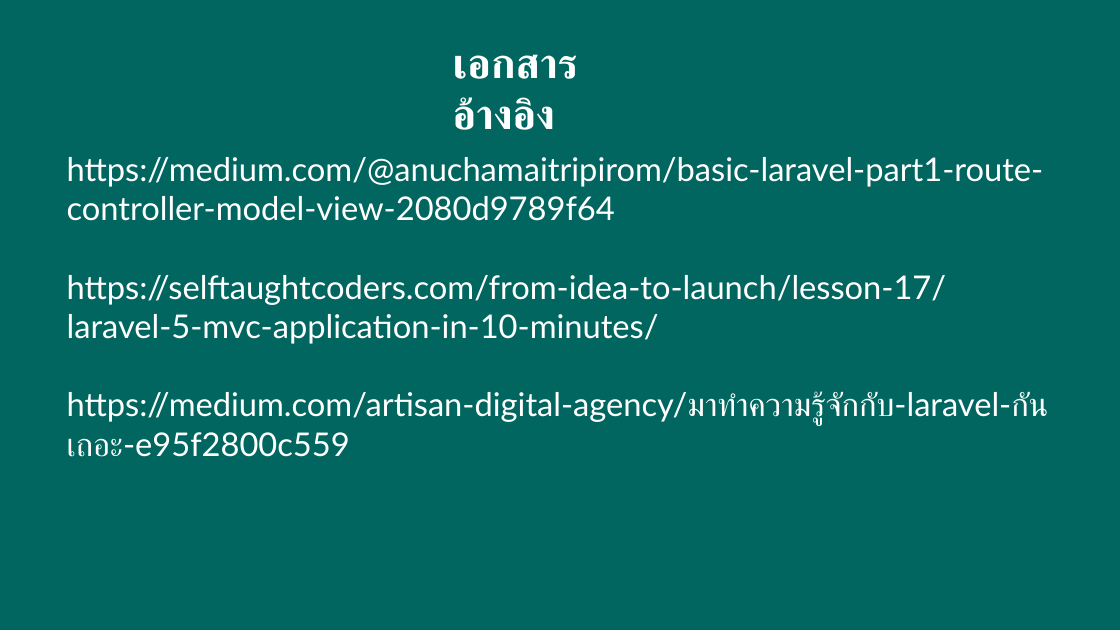
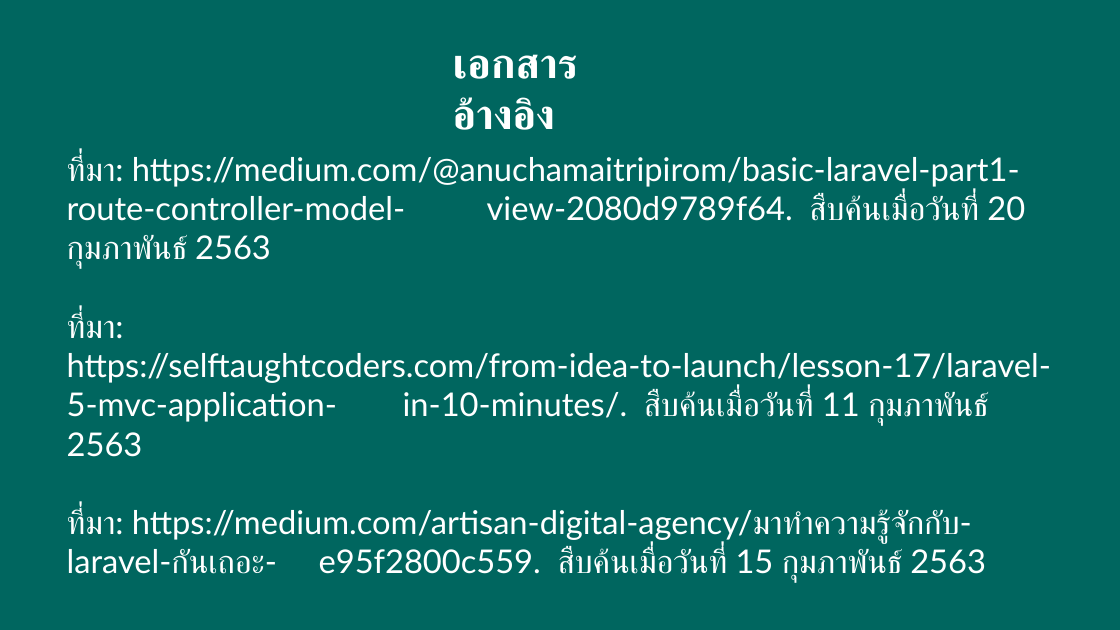
Before and after one commit to Somnuek124/Internship, a slide deck: slide 22 of LARAVEL FRAMEWORK Present.pptx. Drawn at 1120x630 pixels with LibreOffice and Linux fonts; fonts in the diff are those of the drawing. Boxes give left, top, right and bottom in pixels: in the first picture for what was removed or moved away, otherwise in the second. Text is boxed around its words. In the diff, an @@ line names an element or a change of style, - is before the commit and + after.

```diff
--- a/LARAVEL FRAMEWORK Present.pptx
+++ b/LARAVEL FRAMEWORK Present.pptx
@@ text at (x1=67, y1=155, x2=1051, y2=582): text changed @@
-https://medium.com/@anuchamaitripirom/basic-laravel-part1-route-controller-model-view-2080d9789f64
-https://selftaughtcoders.com/from-idea-to-launch/lesson-17/laravel-5-mvc-application-in-10-minutes/
-https://medium.com/artisan-digital-agency/มาทำความรู้จักกับ-laravel-กันเถอะ-e95f2800c559
+ที่มา: https://medium.com/@anuchamaitripirom/basic-laravel-part1-route-controller-model- view-2080d9789f64. สืบค้นเมื่อวันที่ 20 กุมภาพันธ์ 2563
+ที่มา: https://selftaughtcoders.com/from-idea-to-launch/lesson-17/laravel-5-mvc-application- in-10-minutes/. สืบค้นเมื่อวันที่ 11 กุมภาพันธ์ 2563
+ที่มา: https://medium.com/artisan-digital-agency/มาทำความรู้จักกับ-laravel-กันเถอะ- e95f2800c559. สืบค้นเมื่อวันที่ 15 กุมภาพันธ์ 2563
```
Also in this commit, not shown: 3 other slides changed.
